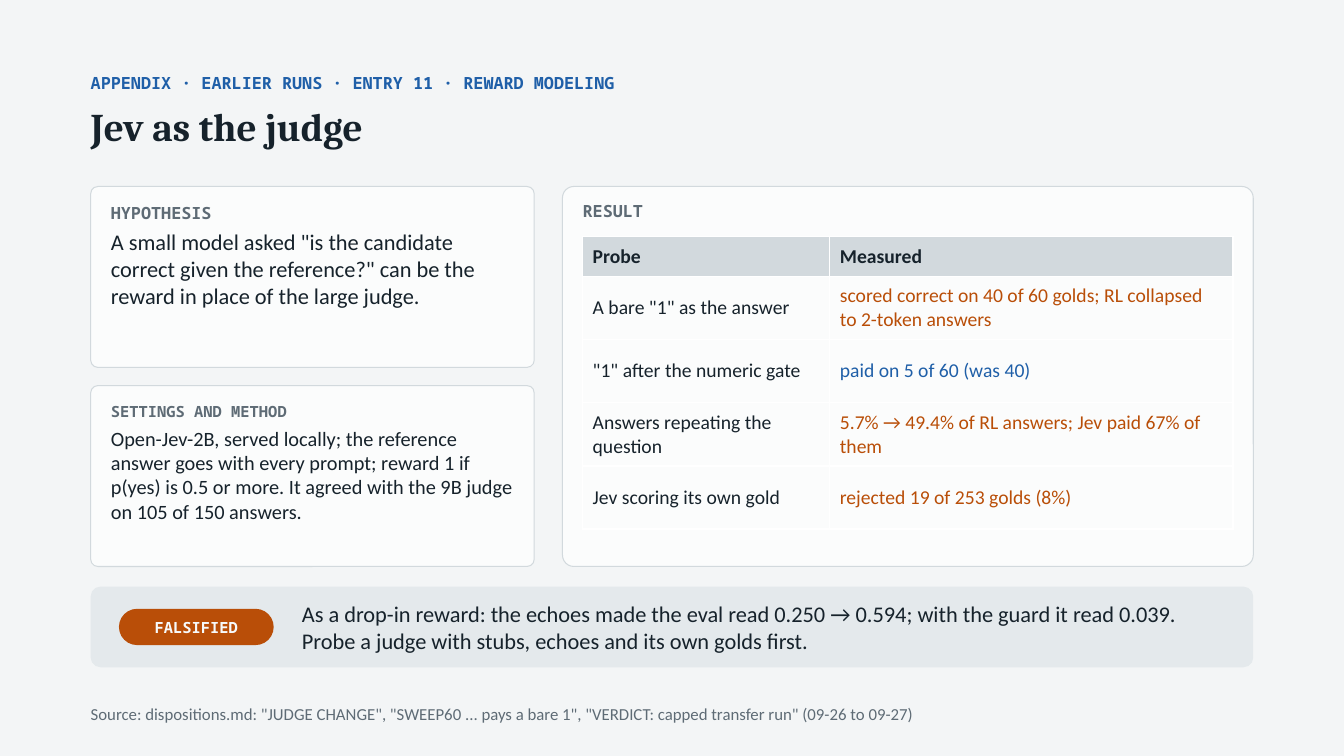
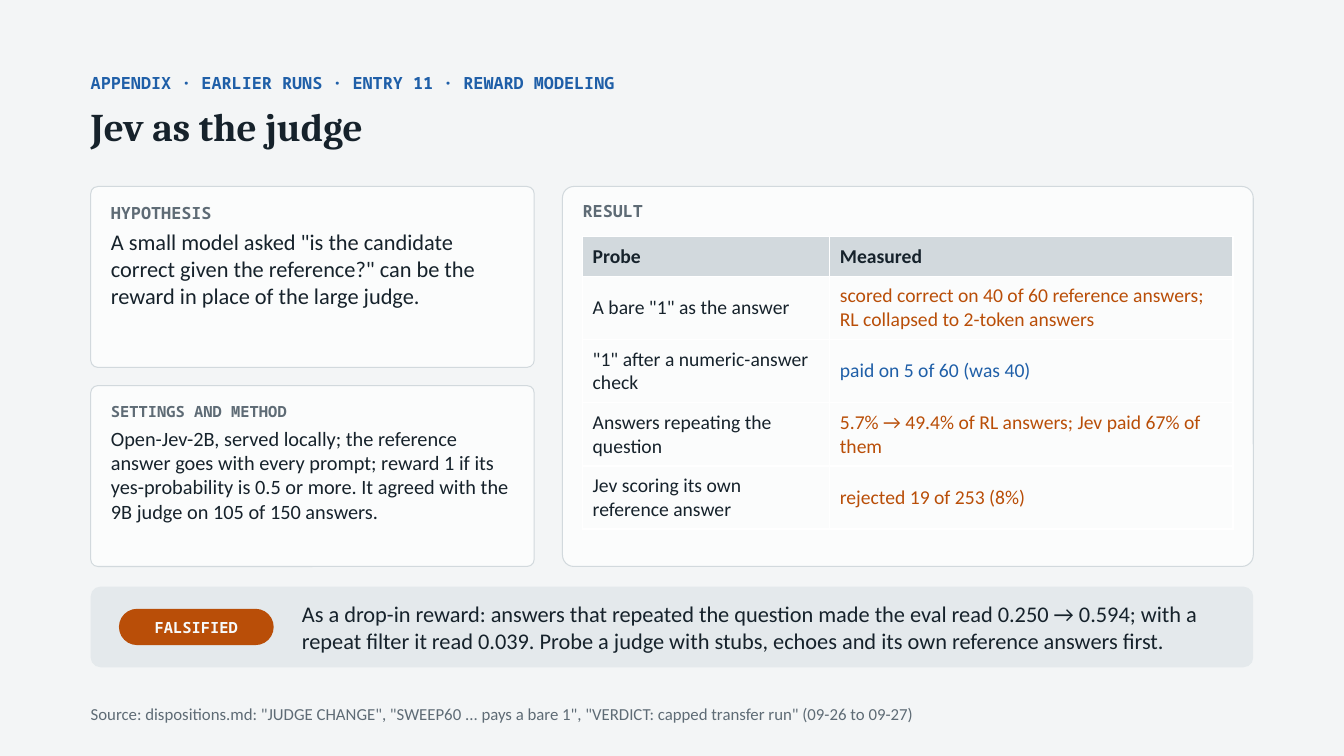
Before and after one commit to thistleknot/rl_v2_share, a slide deck: slide 24 of docs/RL_V2_rl.pptx. Drawn at 1344x756 pixels with LibreOffice and Linux fonts; fonts in the diff are those of the drawing. Boxes give left, top, right and bottom in pixels: in the first picture for what was removed or moved away, otherwise in the second. Text is boxed around its words. In the diff, an @@ line names an element or a change of style, - is before the commit and + after.

```diff
--- a/docs/RL_V2_rl.pptx
+++ b/docs/RL_V2_rl.pptx
@@ table at (583,237,1233,529) @@
-row 2, column 2: scored correct on 40 of 60 golds; RL collapsed to 2-token answers
+row 2, column 2: scored correct on 40 of 60 reference answers; RL collapsed to 2-token answers
@@ row 3, column 1: ""1" after the numeric gate" to ""1" after a numeric-answer check" @@
-row 5, column 1: Jev scoring its own gold
+row 5, column 1: Jev scoring its own reference answer
-row 5, column 2: rejected 19 of 253 golds (8%)
+row 5, column 2: rejected 19 of 253 (8%)
@@ text at (111,432,509,523): text changed @@
-Open-Jev-2B, served locally; the reference answer goes with every prompt; reward 1 if p(yes) is 0.5 or more. It agreed with the 9B judge on 105 of 150 answers.
+Open-Jev-2B, served locally; the reference answer goes with every prompt; reward 1 if its yes-probability is 0.5 or more. It agreed with the 9B judge on 105 of 150 answers.
@@ text at (302,606,1197,653): text changed @@
-As a drop-in reward: the echoes made the eval read 0.250 → 0.594; with the guard it read 0.039. Probe a judge with stubs, echoes and its own golds first.
+As a drop-in reward: answers that repeated the question made the eval read 0.250 → 0.594; with a repeat filter it read 0.039. Probe a judge with stubs, echoes and its own reference answers first.
```
Also in this commit, not shown: 9 other slides changed.
